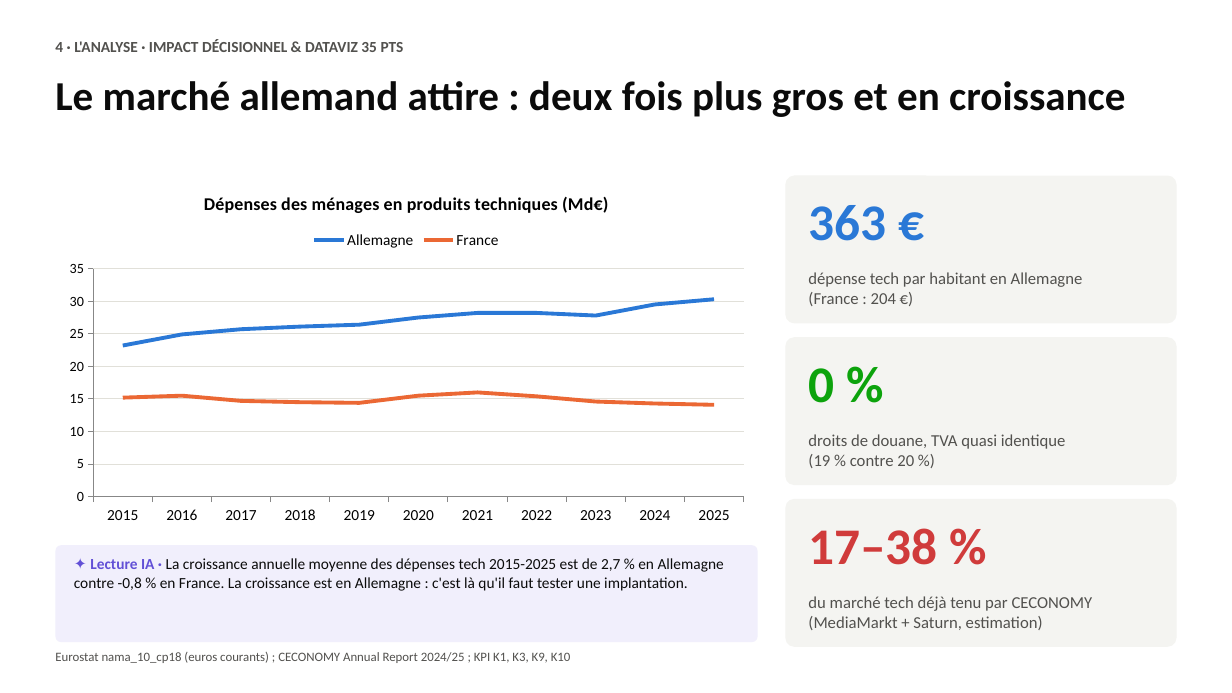
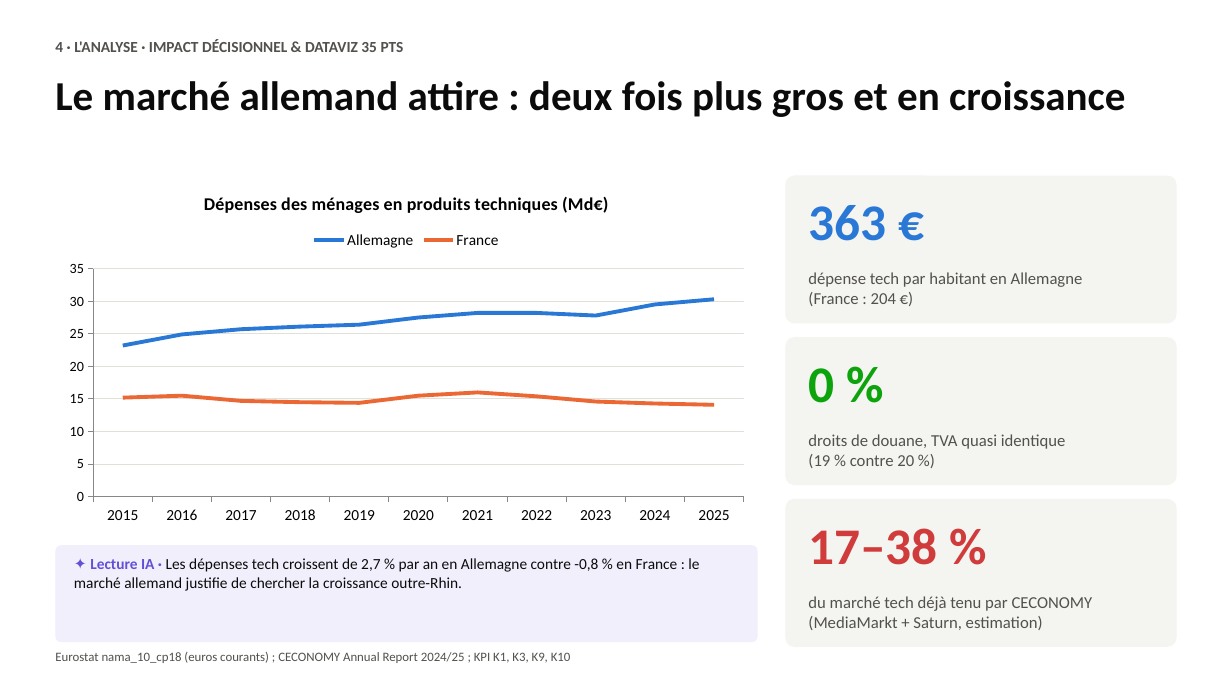
Before and after one commit to romane13long-source/fnac-expansion-allemagne, a slide deck: slide 5 of docs/Comex_Fnac_Allemagne.pptx. Drawn at 1232x693 pixels with LibreOffice and Linux fonts; fonts in the diff are those of the drawing. Boxes give left, top, right and bottom in pixels: in the first picture for what was removed or moved away, otherwise in the second. Text is boxed around its words. In the diff, an @@ line names an element or a change of style, - is before the commit and + after.

```diff
--- a/docs/Comex_Fnac_Allemagne.pptx
+++ b/docs/Comex_Fnac_Allemagne.pptx
@@ text at [74, 558, 699, 591]: text changed @@
-✦ Lecture IA · La croissance annuelle moyenne des dépenses tech 2015-2025 est de 2,7 % en Allemagne contre -0,8 % en France. La croissance est en Allemagne : c'est là qu'il faut tester une implantation.
+✦ Lecture IA · Les dépenses tech croissent de 2,7 % par an en Allemagne contre -0,8 % en France : le marché allemand justifie de chercher la croissance outre-Rhin.
```
Also in this commit, not shown: 2 other slides changed, 10 other files.
